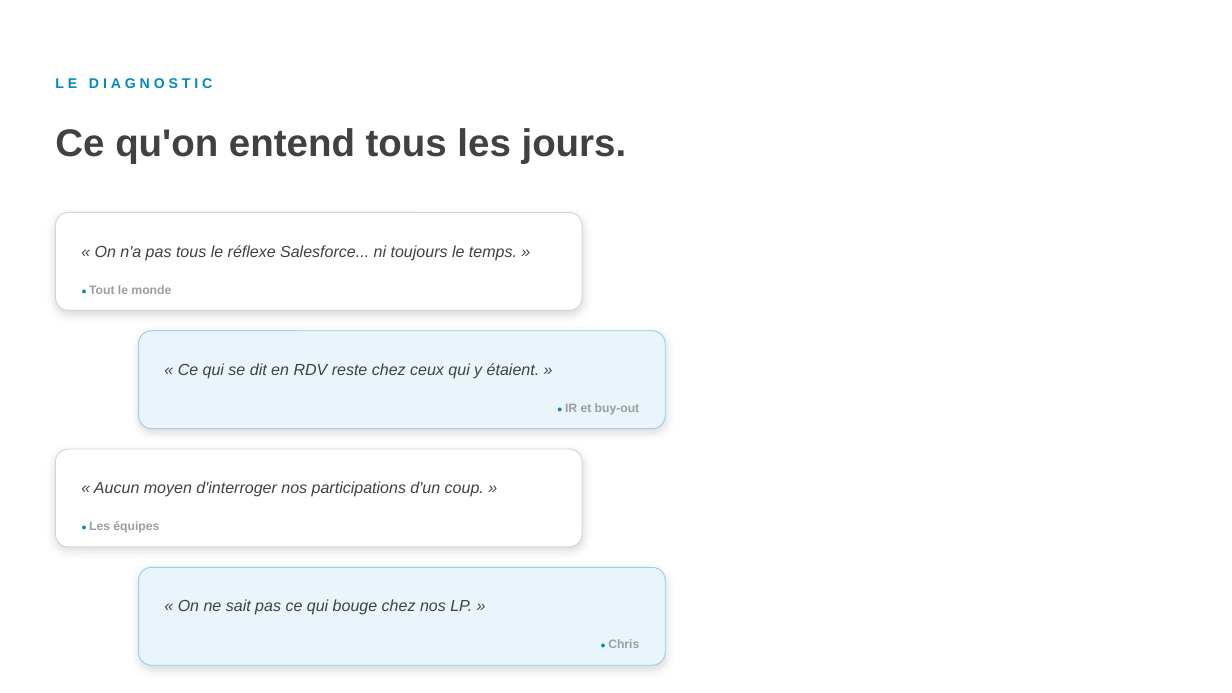
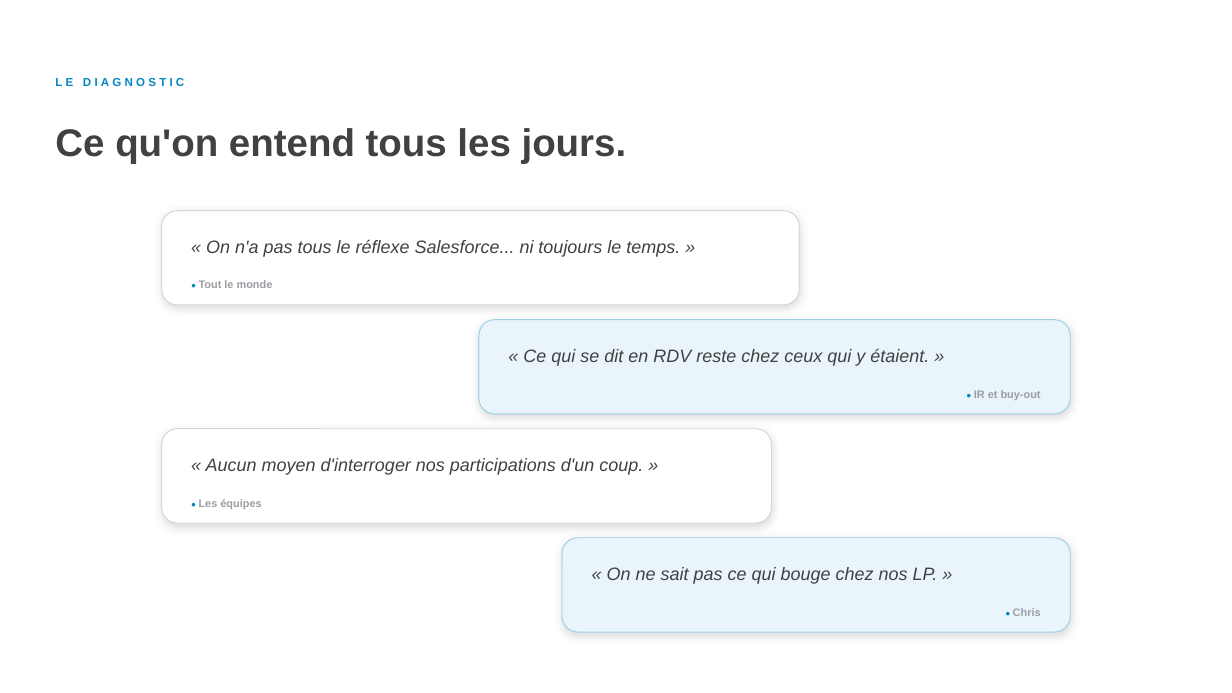
Before and after one commit to felixuniversityca-svg/task-dashboard, a slide deck: slide 13 of LIA-concretement-CC-anime.pptx. Drawn at 1232x693 pixels with LibreOffice and Linux fonts; fonts in the diff are those of the drawing. Boxes give left, top, right and bottom in pixels: in the first picture for what was removed or moved away, otherwise in the second. Text is boxed around its words. In the diff, an @@ line names an element or a change of style, - is before the commit and + after.

```diff
--- a/LIA-concretement-CC-anime.pptx
+++ b/LIA-concretement-CC-anime.pptx
@@ text "LE DIAGNOSTIC" at (55, 78, 184, 86): size 11 to 9 pt, letter spacing 3 to 2.5 pt @@
@@ rounded rectangle: place and size @@
-rounded rectangle at (55, 213, 582, 311)
+rounded rectangle at (162, 211, 799, 305)
@@ text "« On n'a pas tous ...": place and size @@
-text "« On n'a pas tous ..." at (95, 245, 517, 261)
+text "« On n'a pas tous ..." at (206, 239, 680, 257)
@@ text "● Tout le monde": place and size @@
-text "● Tout le monde" at (89, 285, 171, 294)
+text "● Tout le monde" at (199, 280, 273, 288)
@@ rounded rectangle: place and size @@
-rounded rectangle at (139, 331, 665, 429)
+rounded rectangle at (479, 320, 1070, 414)
@@ text "« Ce qui se dit ...": place and size @@
-text "« Ce qui se dit ..." at (178, 363, 540, 379)
+text "« Ce qui se dit ..." at (523, 348, 929, 366)
@@ size 7 to 6.5 pt in "●"; size 9.5 to 8.5 pt in 3 elements at (199, 280, 273, 288), (199, 499, 261, 509), (974, 390, 1041, 400) @@
@@ text "● IR et buy-out": place and size @@
-text "● IR et buy-out" at (565, 403, 640, 415)
+text "● IR et buy-out" at (974, 390, 1041, 400)
@@ rounded rectangle: place and size @@
-rounded rectangle at (55, 449, 582, 547)
+rounded rectangle at (162, 429, 772, 523)
@@ text "« Aucun moyen d'interroger nos ...": place and size @@
-text "« Aucun moyen d'interroger nos ..." at (94, 481, 484, 497)
+text "« Aucun moyen d'interroger nos ..." at (206, 458, 643, 475)
@@ text "● Les équipes": place and size @@
-text "● Les équipes" at (89, 521, 159, 533)
+text "● Les équipes" at (199, 499, 261, 509)
@@ proportions changed in 4 elements at (162, 211, 799, 305), (162, 429, 772, 523), (479, 320, 1070, 414), (562, 538, 1070, 632) @@
@@ rounded rectangle: place and size @@
-rounded rectangle at (139, 567, 665, 665)
+rounded rectangle at (562, 538, 1070, 632)
@@ size 12.5 to 14 pt; line spacing 15.5pt to 18pt in 4 elements at (206, 239, 680, 257), (206, 458, 643, 475), (523, 348, 929, 366), (607, 567, 938, 584) @@
@@ text "« On ne sait pas ...": place and size @@
-text "« On ne sait pas ..." at (178, 599, 472, 615)
+text "« On ne sait pas ..." at (607, 567, 938, 584)
@@ text "● Chris": place and size @@
-text "● Chris" at (608, 639, 639, 648)
+text "● Chris" at (1013, 608, 1041, 616)
@@ text "● Chris" at (1013, 608, 1041, 616): size 7 to 6.5 pt in "●"; size 9.5 to 8.5 pt in "Chris" @@
```
Also in this commit, not shown: 39 other slides changed.
